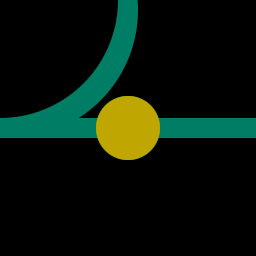
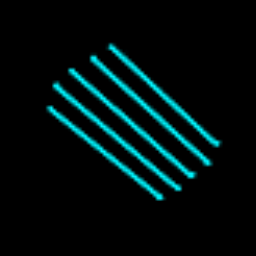
Layered file, before and after one edit (256px x 256px). Changes by layer:
added layer "Layer #5" above "Layer #4" over [45, 42, 223, 201]
hid "Layer #3" over [96, 96, 160, 160]
hid "Layer #2" over [96, 96, 160, 160]
hid "Layer #1" over [0, 0, 138, 138]
hid "Layer copy" over [0, 118, 256, 138]
hid "Layer" over [0, 118, 128, 138]
